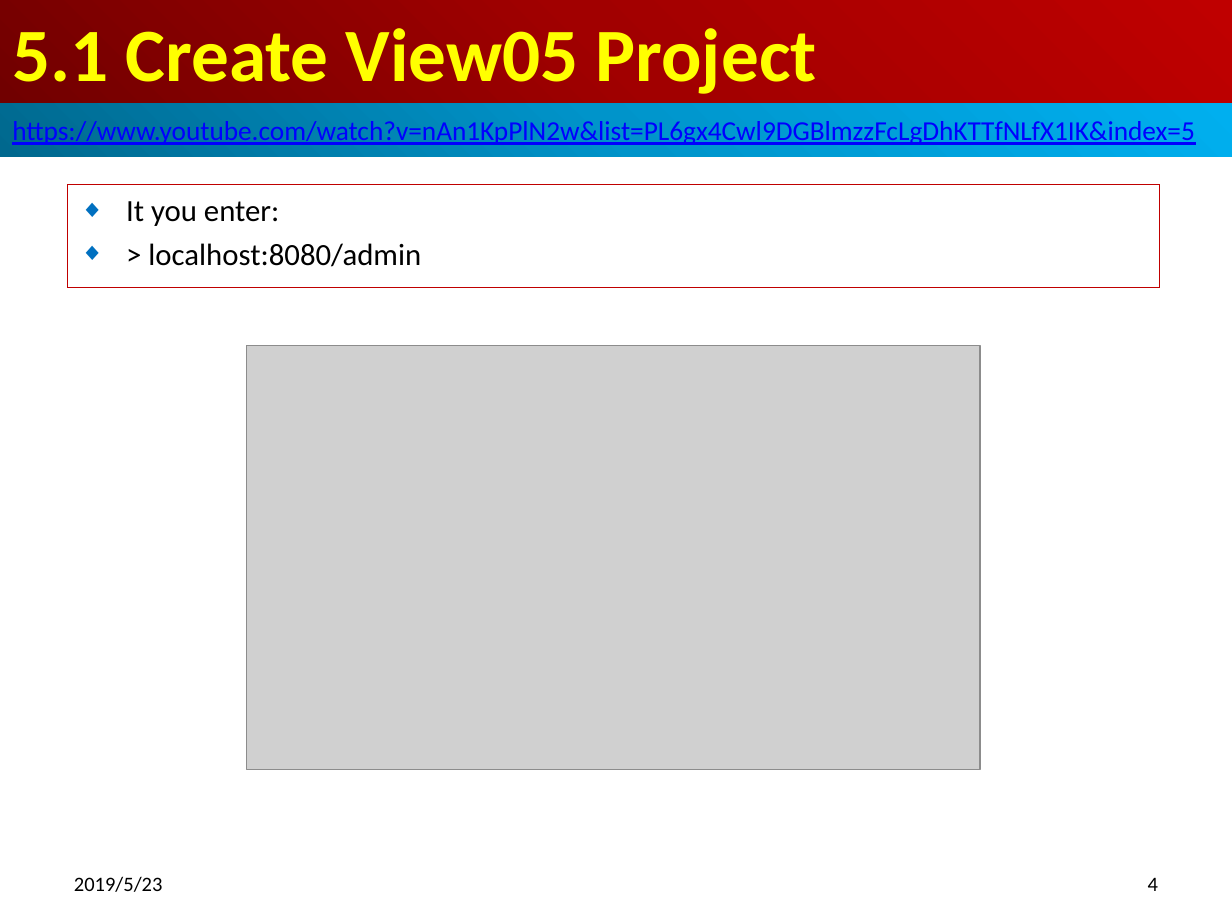
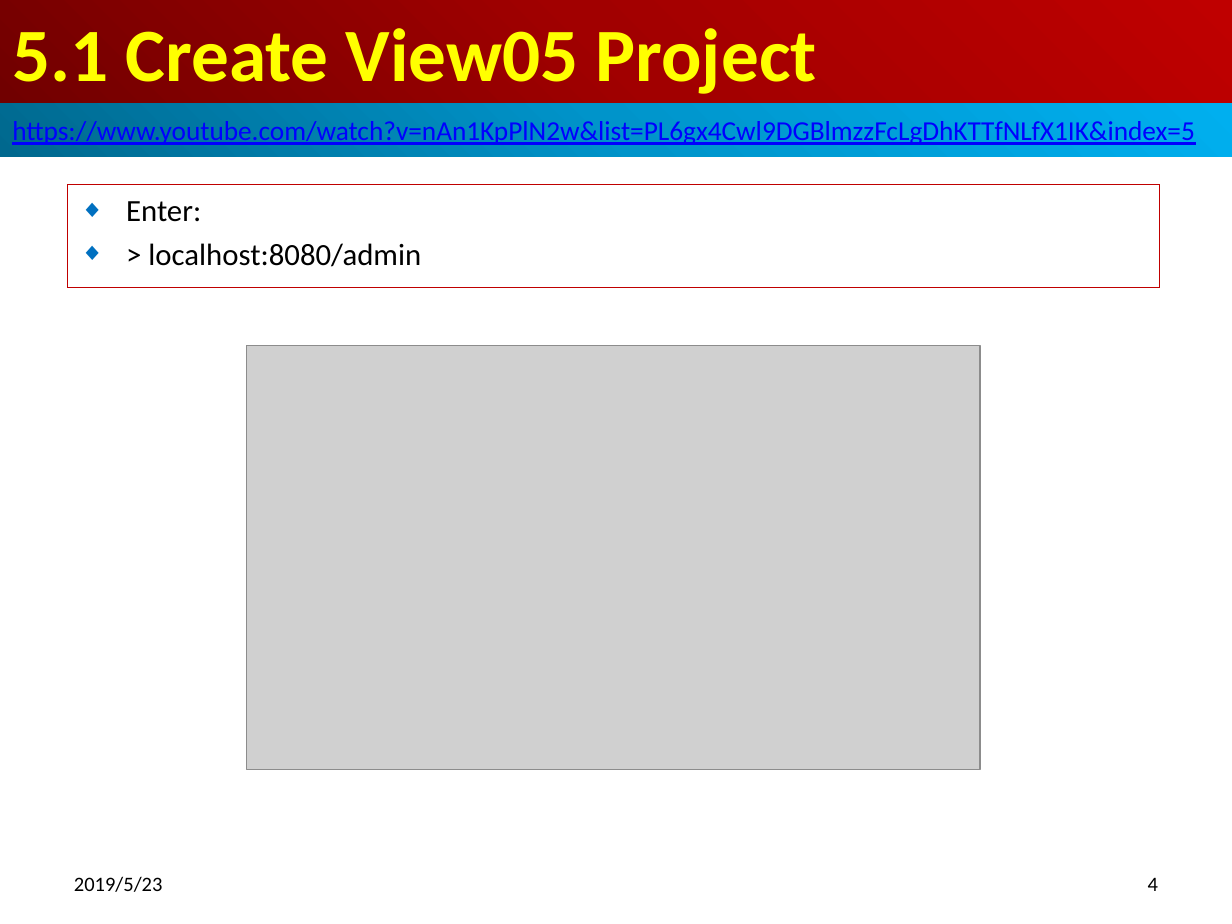
Before and after one commit to peterhchen/500-Django-Basic, a slide deck: slide 4 of 05_View/05_View.pptx. Drawn at 1232x924 pixels with LibreOffice and Linux fonts; fonts in the diff are those of the drawing; grey boxes stand for pictures. Boxes give left, top, right and bottom in pixels: in the first picture for what was removed or moved away, otherwise in the second. Text is boxed around its words. In the diff, an @@ line names an element or a change of style, - is before the commit and + after.

Commit message:
View

```diff
--- a/05_View/05_View.pptx
+++ b/05_View/05_View.pptx
@@ subtitle at [126, 201, 201, 222]: text changed @@
-◆ It you enter:
+◆ Enter:
```
Also in this commit, not shown: 1 other slide changed.
